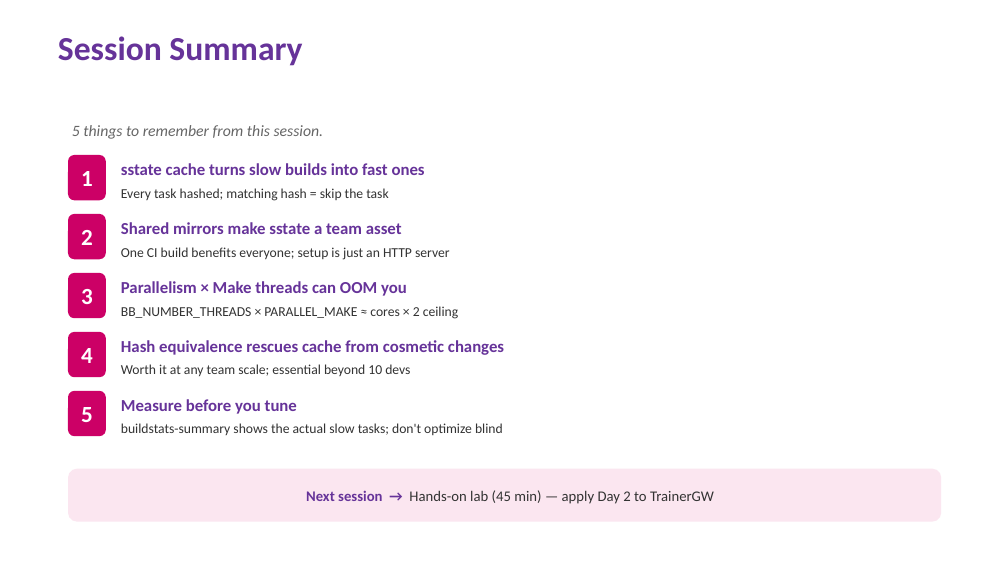
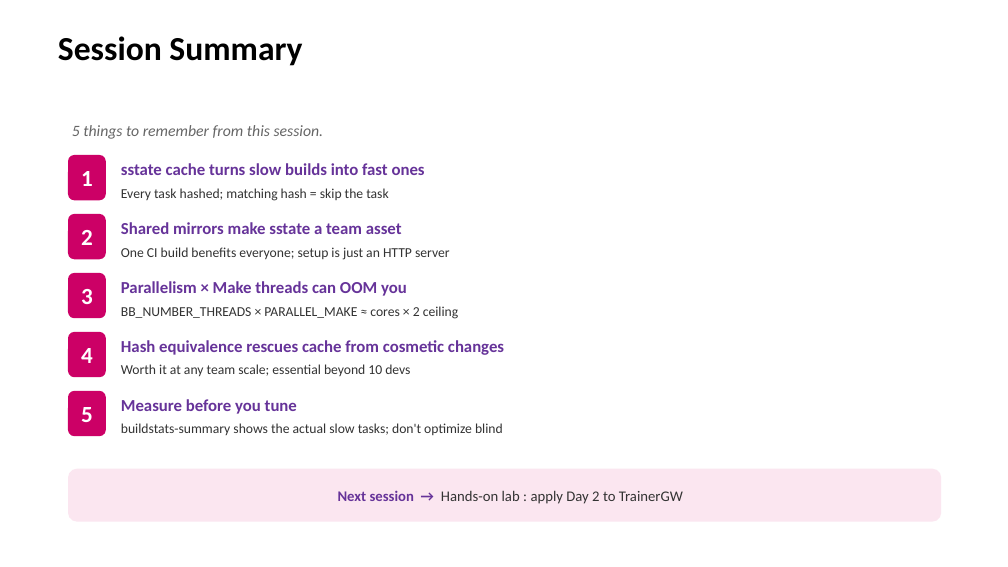
Before and after one commit to EmertxeInfoTech/Allegion-Training-Materials, a slide deck: slide 10 of yocto_training_all_session_decks/session_decks/D2S6_Performance.pptx. Drawn at 1008x567 pixels with LibreOffice and Linux fonts; fonts in the diff are those of the drawing; background and template pictures are left out. Boxes give left, top, right and bottom in pixels: in the first picture for what was removed or moved away, otherwise in the second. Text is boxed around its words. In the diff, an @@ line names an element or a change of style, - is before the commit and + after.

```diff
--- a/yocto_training_all_session_decks/session_decks/D2S6_Performance.pptx
+++ b/yocto_training_all_session_decks/session_decks/D2S6_Performance.pptx
@@ title "Session Summary" at [58,36,302,66]: text colour #663399 to #000000 @@
@@ text in rounded rectangle at [338,490,683,504]: text changed @@
-Next session → Hands-on lab (45 min) — apply Day 2 to TrainerGW
+Next session → Hands-on lab : apply Day 2 to TrainerGW
```
Also in this commit, not shown: 9 other slides changed, 18 other files.
